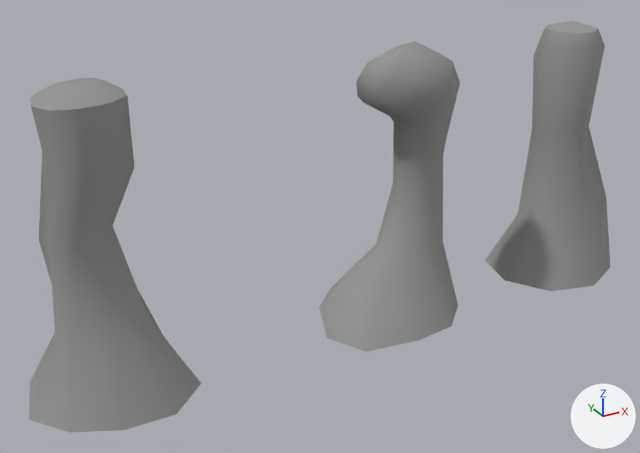
A saved change to the FBX model Assets/Resources/Assets/Minerals/CliffModularity/LDModu/Piton_Petit_1.fbx.
Both versions are drawn from a 50 mm camera at (-103.2, -38.1, 24.1) aimed at (-82.1, 0.3, 4.9). Lighting does not change. The marker at lower right points along +X, +Y and +Z. Where no turn or scale is listed for an object, it has been applied to the vertices.

The older version as bpy lines, for what is in view:
```python
me_mesh = bpy.data.meshes.new('Mesh')
me_mesh.from_pydata(...)  # 63 vertices, 66 faces; spans x -4.3..4.0, y -4.0..4.3, z -0.2..15.3
me_mesh.materials.append(mat_material__20)  # grey #959595
me_mesh_001 = bpy.data.meshes.new('Mesh.001')
me_mesh_001.from_pydata(...)  # 64 vertices, 65 faces; spans x -4.4..4.5, y -3.9..4.1, z 0.0..15.4
me_mesh_001.materials.append(mat_material__20_001)  # grey #959595
me_mesh_002 = bpy.data.meshes.new('Mesh.002')
me_mesh_002.from_pydata(...)  # 41 vertices, 42 faces; spans x -3.8..3.8, y -3.8..3.8, z 0.0..15.5
me_mesh_002.materials.append(mat_material__20_002)  # grey #959595
ob_piton_petit_1 = bpy.data.objects.new('Piton_Petit_1', me_mesh)
ob_piton_petit_1.location = (-94.18, -0.02, -1.06)
ob_piton_petit_2 = bpy.data.objects.new('Piton_Petit_2', me_mesh_001)
ob_piton_petit_2.location = (-78.15, -0.09, -1.04)
ob_piton_petit_3 = bpy.data.objects.new('Piton_Petit_3', me_mesh_002)
ob_piton_petit_3.location = (-65.72, 0.0, -1.09)
```
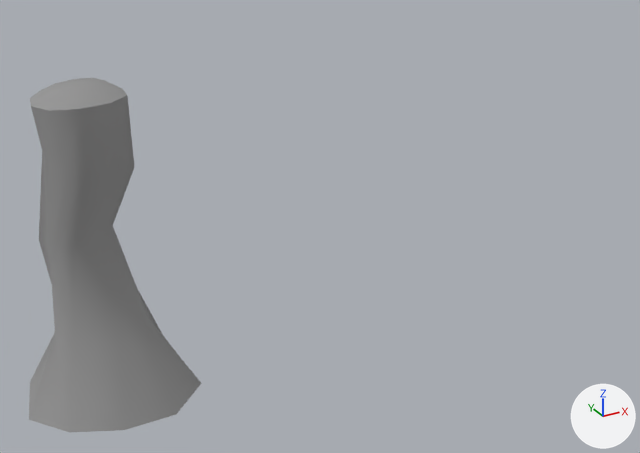
Diff of the bpy script that builds the scene:
```diff
--- a/Assets/Resources/Assets/Minerals/CliffModularity/LDModu/Piton_Petit_1.fbx.py
+++ b/Assets/Resources/Assets/Minerals/CliffModularity/LDModu/Piton_Petit_1.fbx.py
@@ ob_piton_petit_2 @@
-ob_piton_petit_2 = bpy.data.objects.new('Piton_Petit_2', me_mesh_001)
-ob_piton_petit_2.location = (-78.15, -0.09, -1.04)
@@ ob_piton_petit_3 @@
-ob_piton_petit_3 = bpy.data.objects.new('Piton_Petit_3', me_mesh_002)
-ob_piton_petit_3.location = (-65.72, 0.0, -1.09)
```

Where the change shows, as pixel boxes (x1, y1, x2, y2) in the pictures (640 x 453 px):
'Piton_Petit_2', deleted: before (319, 41, 460, 352)
'Piton_Petit_3', deleted: before (485, 21, 610, 291)
